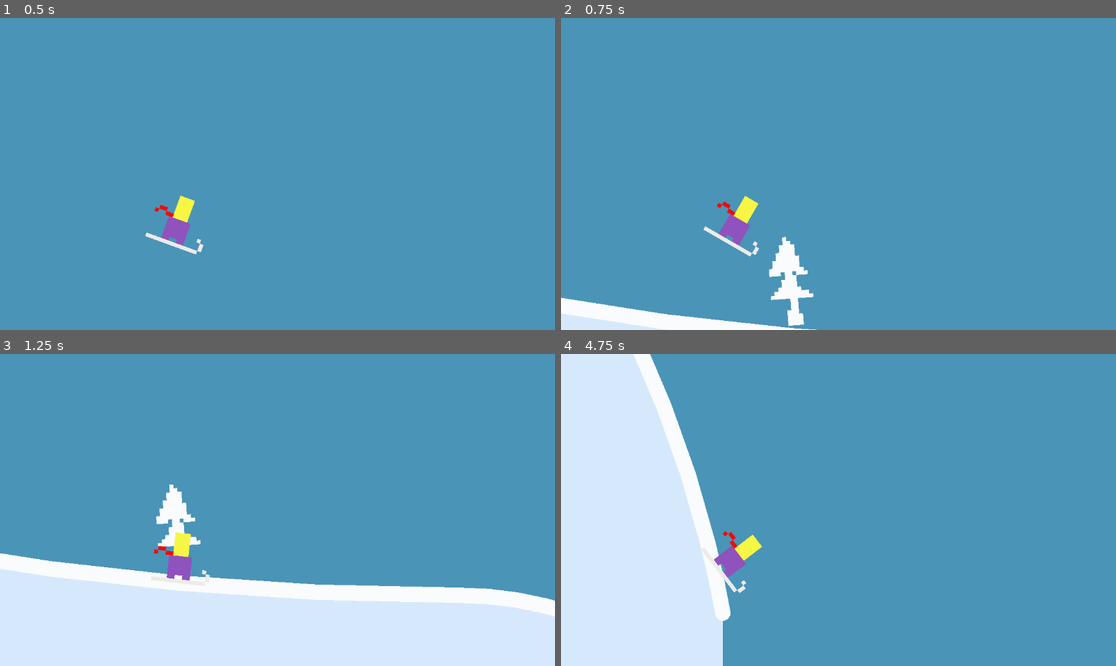
Above: before the commit, frames 1-4 (two rows, left to right).
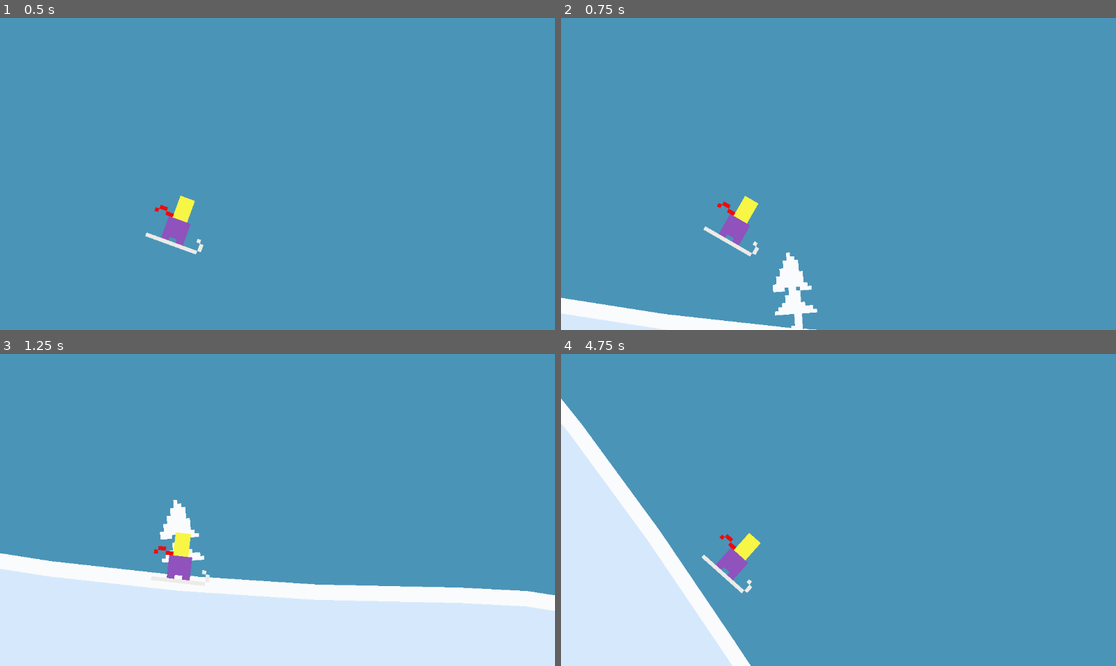
Above: after the commit, the same moments.

Repository: martindzejky/powder-panic
Game: Godot game, scene res://main.tscn
Same seed, same stepped clock (60 frames per second), same inputs: the game is played once before the commit and once after it.
Inputs:
- Up to frame 1 (0.5 s): no input
- Up to frame 2 (0.75 s): no input
- Up to frame 3 (1.25 s): tap Space (jump) at 0.77 s
- Up to frame 4 (4.75 s): tap Space (jump) at 1.52, 3.02, 3.77, 4.52 s

Frame 1 is identical in both runs. In frame 2, 0.9% of the frame differs, in the area x 37-47%, y 70-100%; in frame 3, 0.9%; in frame 4, 13%, in the area x 0-37%, y 0-100%.
Error before the commit: Assertion failed: No chunks to spawn for the end angle: 80.0° (res://terrain/generator.gd:39)

Commit message:
editor generator tools and tester scene

Diff:
--- a/chunks/chunk.tscn
+++ b/chunks/chunk.tscn
@@ -12,20 +12,20 @@
 [node name="chunk" instance=ExtResource("1_g7xvp")]
 
 [node name="path" parent="." index="1"]
-curve = SubResource("Curve2D_jnpik")
+curve = SubResource("Curve2D_28mp3")
 
 [node name="tree" parent="." index="5" instance=ExtResource("2_dl0qw")]
-position = Vector2(29, 16)
+position = Vector2(25, 19)
 rotation = 0.19179
 
 [node name="tree2" parent="." index="6" instance=ExtResource("2_dl0qw")]
-position = Vector2(129, 60)
+position = Vector2(127, 65)
 rotation = 0.19179
 
 [node name="tree3" parent="." index="7" instance=ExtResource("2_dl0qw")]
-position = Vector2(149, 67)
+position = Vector2(151, 73)
 rotation = 0.314893
 
 [node name="tree4" parent="." index="8" instance=ExtResource("2_dl0qw")]
-position = Vector2(280, 93)
+position = Vector2(281, 97)
 rotation = 0.0857774
--- a/chunks/chunk4.tscn
+++ b/chunks/chunk4.tscn
@@ -1,5 +1,14 @@
-[gd_scene load_steps=2 format=3 uid="uid://c5ffbxt3yn5e6"]
+[gd_scene load_steps=3 format=3 uid="uid://c5ffbxt3yn5e6"]
 
 [ext_resource type="PackedScene" uid="uid://btnol5clr6iy1" path="res://chunks/base.tscn" id="1_nwskw"]
 
+[sub_resource type="Curve2D" id="Curve2D_5sj7s"]
+_data = {
+"points": PackedVector2Array(-32.8939, -202.776, 35.6721, 202.306, 0, 0, -35.8086, -11.2422, 35.8086, 11.2422, 154, 363, -72.5257, -60.8563, 70.7844, 62.8732, 309, 564)
+}
+point_count = 3
+
 [node name="chunk" instance=ExtResource("1_nwskw")]
+
+[node name="path" parent="." index="1"]
+curve = SubResource("Curve2D_5sj7s")
--- a/main.tscn
+++ b/main.tscn
@@ -1,11 +1,14 @@
-[gd_scene load_steps=3 format=3 uid="uid://1fwepvgqwsjn"]
+[gd_scene load_steps=4 format=3 uid="uid://1fwepvgqwsjn"]
 
 [ext_resource type="PackedScene" uid="uid://dhyu2fuadfp74" path="res://terrain/generator.tscn" id="1_0xm2m"]
 [ext_resource type="PackedScene" uid="uid://x8po7mswgvxt" path="res://objects/player.tscn" id="1_1bvp3"]
+[ext_resource type="PackedScene" uid="uid://dnf8uwdy4xkhb" path="res://chunks/chunk.tscn" id="2_h2yge"]
 
 [node name="main" type="Node"]
 
 [node name="generator" parent="." instance=ExtResource("1_0xm2m")]
 
+[node name="chunk" parent="generator" instance=ExtResource("2_h2yge")]
+
 [node name="player" parent="." instance=ExtResource("1_1bvp3")]
 position = Vector2(265, 14)
--- a/terrain/generator.gd
+++ b/terrain/generator.gd
@@ -1,15 +1,18 @@
+@tool
 extends Node
+class_name Generator
 
 @export var chunks: Array[PackedScene]
+@export var n_chunks_to_spawn: int = 1
 
-var min_chunks = 20
-var current_chunk: Node2D
+@export_tool_button('Reset chunks') var reset_chunks_button = reset_chunks
+@export_tool_button('Spawn chunk') var spawn_chunk_button = spawn_chunk
+@export_tool_button('Spawn n chunks') var spawn_n_chunks_button = spawn_n_chunks
+
+var min_chunks_in_game = 20
 var chunk_instances: Array[Chunk] = []
 
 func _ready():
-  assert(get_child_count() > 0, 'The generator should start with at least one child chunk!')
-
-  current_chunk = get_child(0)
   create_chunk_instances()
   ensure_minimum_chunks()
 
@@ -23,20 +26,56 @@
     chunk_instances.append(chunk_instance)
 
 func ensure_minimum_chunks():
-  # Count current chunks (all children are assumed to be chunks)
-  var chunk_count = get_child_count()
+  # Do NOT run in the editor
+  if Engine.is_editor_hint():
+    return
 
-  # Spawn chunks until we have at least min_chunks
-  while chunk_count < min_chunks:
+  # Spawn chunks until we have at least min_chunks_in_game
+  while get_child_count() < min_chunks_in_game:
     spawn_chunk()
-    chunk_count += 1
+
+func spawn_n_chunks():
+  for _i in range(n_chunks_to_spawn):
+    spawn_chunk()
+
+func reset_chunks():
+  # Delete all chunks except the first one
+  for chunk in get_children():
+    if chunk != get_child(0):
+      chunk.queue_free()
 
 func spawn_chunk():
+  assert(get_child_count() > 0, 'The generator should always have at least one child chunk!')
+
+  var current_chunk = get_child(-1)
   var last_chunk_end_angle = current_chunk.get_end_angle()
 
+  if Engine.is_editor_hint():
+    print('Spawning a new chunk after the last chunk "' + current_chunk.name + '" with end angle: ' + str(last_chunk_end_angle) + '°')
+
   # Filter which chunks match the last chunk's end angle
-  var matching_chunks: Array[Chunk] = chunk_instances.filter(func(chunk): return chunk.get_start_angle() == last_chunk_end_angle)
-  assert(matching_chunks.size() > 0, 'No chunks to spawn for the end angle: ' + str(last_chunk_end_angle) + '°')
+  var considered_chunks = []
+  var matching_chunks = []
+
+  # First collect all chunks with their angles
+  for chunk in chunk_instances:
+    considered_chunks.append([chunk.get_start_angle(), chunk])
+
+  # Then find matching chunks
+  for entry in considered_chunks:
+    var angle = entry[0]
+    var chunk = entry[1]
+    if abs(angle - last_chunk_end_angle) < 0.1:
+      matching_chunks.append(chunk)
+
+  if matching_chunks.size() == 0:
+    push_error('No chunks to spawn for the end angle: ' + str(last_chunk_end_angle) + '°')
+    push_error('Considered chunks:')
+    for entry in considered_chunks:
+      push_error(str(entry[0]) + '°: ' + entry[1].name)
+
+    # Crash the game
+    assert(false, 'No chunks to spawn for the end angle: ' + str(last_chunk_end_angle) + '°')
 
   # Choose a random chunk from the array
   var new_chunk = matching_chunks.pick_random().duplicate()
@@ -47,10 +86,11 @@
   # Add the new chunk as a child
   add_child(new_chunk)
 
+  # In editor, we need to set the owner
+  if Engine.is_editor_hint():
+    new_chunk.owner = owner
+
   # Position the new chunk so that its start point aligns with the end point of the last chunk
   # This requires us to offset the new chunk by the difference between these points
   var start_point = new_chunk.get_start_point()
   new_chunk.position = current_chunk.position + last_point - start_point
-
-  # Update the current chunk reference
-  current_chunk = new_chunk
--- a/terrain/generator.tscn
+++ b/terrain/generator.tscn
@@ -9,5 +9,3 @@
 [node name="generator" type="Node"]
 script = ExtResource("1_ypw2t")
 chunks = Array[PackedScene]([ExtResource("2_5jnll"), ExtResource("3_0b048"), ExtResource("4_tmse2"), ExtResource("5_0b048")])
-
-[node name="chunk" parent="." instance=ExtResource("2_5jnll")]
--- /dev/null
+++ b/terrain/tester.tscn
@@ -0,0 +1,11 @@
+[gd_scene load_steps=3 format=3 uid="uid://cbyhv5gy2bi1j"]
+
+[ext_resource type="PackedScene" uid="uid://dhyu2fuadfp74" path="res://terrain/generator.tscn" id="2_e5c5m"]
+[ext_resource type="PackedScene" uid="uid://dnf8uwdy4xkhb" path="res://chunks/chunk.tscn" id="2_gol0n"]
+
+[node name="tester" type="Node"]
+
+[node name="generator" parent="." instance=ExtResource("2_e5c5m")]
+n_chunks_to_spawn = 20
+
+[node name="chunk" parent="generator" instance=ExtResource("2_gol0n")]
Not shown: 1 places in chunks/chunk.tscn that only renumber resources
